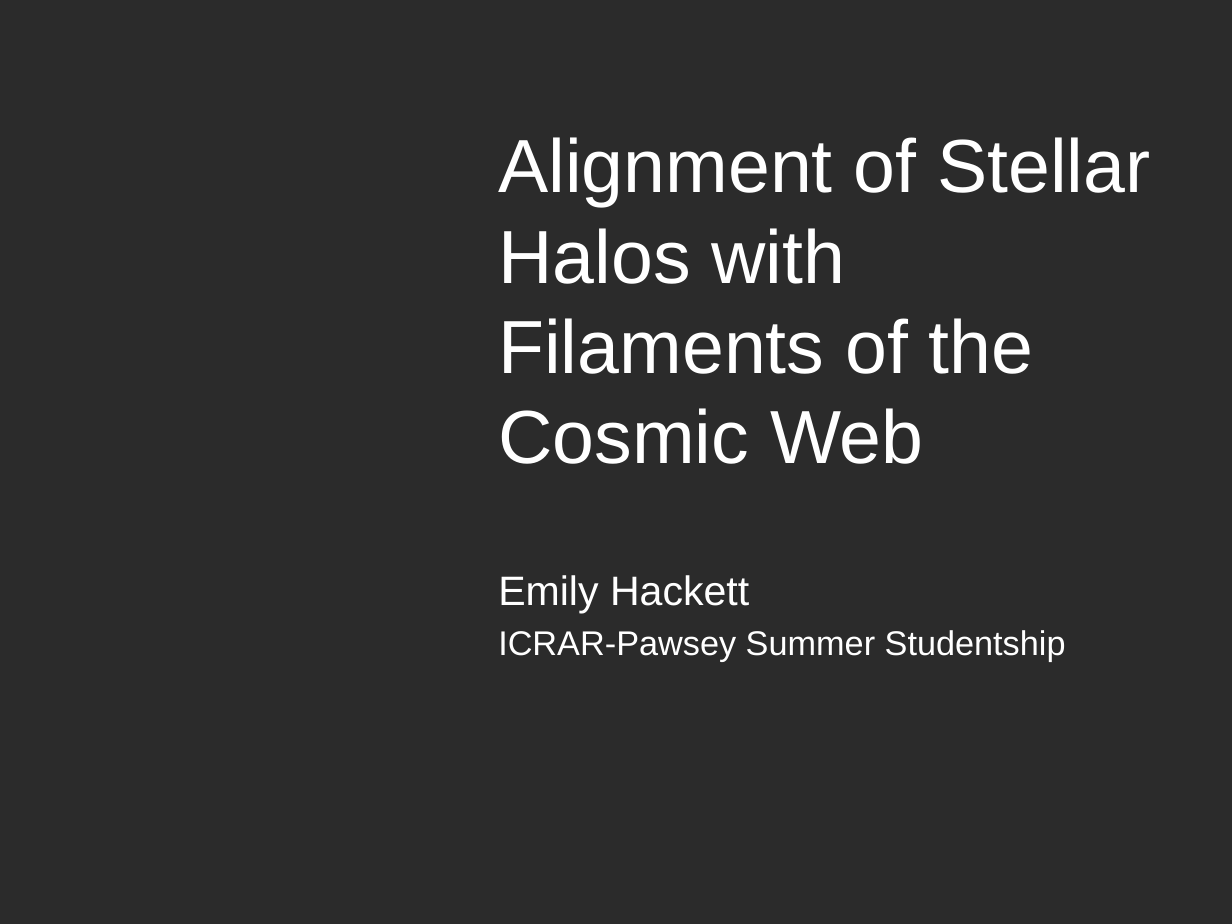
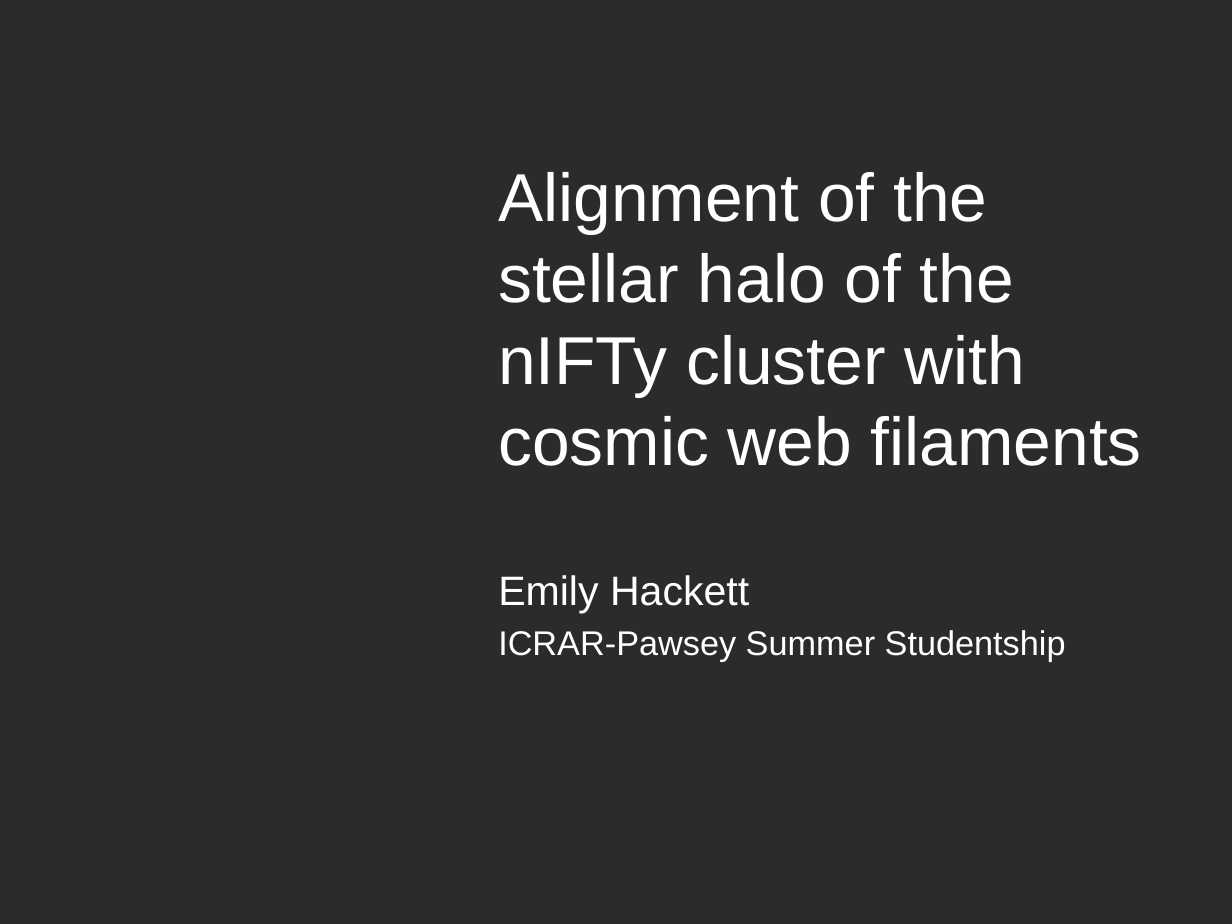
Before and after one commit to emilyhackett/icrar_report, a slide deck: slide 1 of ICRAR-Black-Powerpoint.pptx. Drawn at 1232x924 pixels with LibreOffice and Linux fonts; fonts in the diff are those of the drawing; background and template pictures are left out; a plain dark background stands for a picture behind light text. Boxes give left, top, right and bottom in pixels: in the first picture for what was removed or moved away, otherwise in the second. Text is boxed around its words. In the diff, an @@ line names an element or a change of style, - is before the commit and + after.

Commit message:
Changed page header, shortened intro (stellar halo etc) and fixed shape plots

```diff
--- a/ICRAR-Black-Powerpoint.pptx
+++ b/ICRAR-Black-Powerpoint.pptx
@@ title at [498,172,1142,466]: text changed; size 44 to 39.6 pt @@
-Alignment of Stellar Halos with Filaments of the Cosmic Web
+Alignment of the stellar halo of the nIFTy cluster with cosmic web filaments
```
Also in this commit, not shown: 2 other slides changed, 1 slide added, 2 other files.
